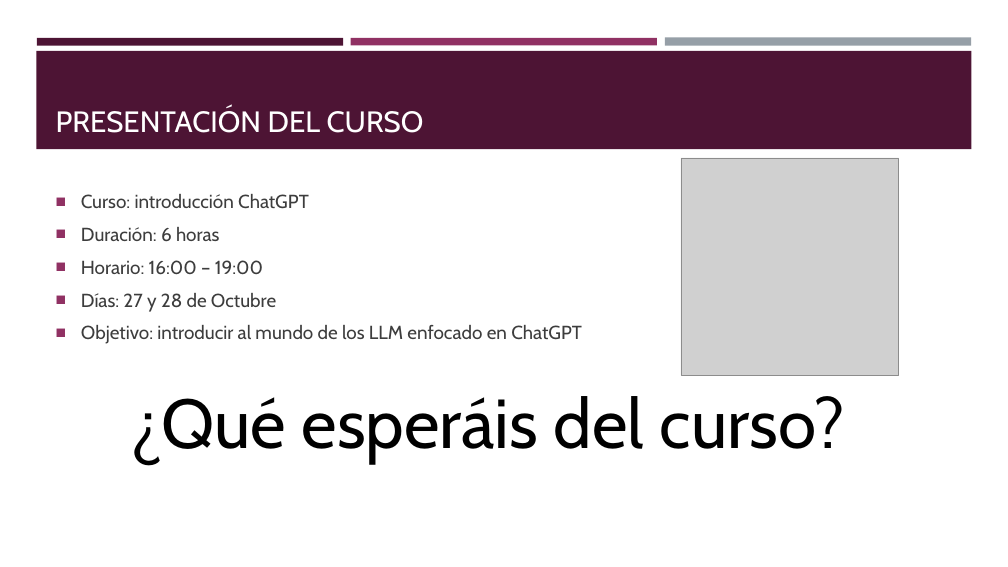
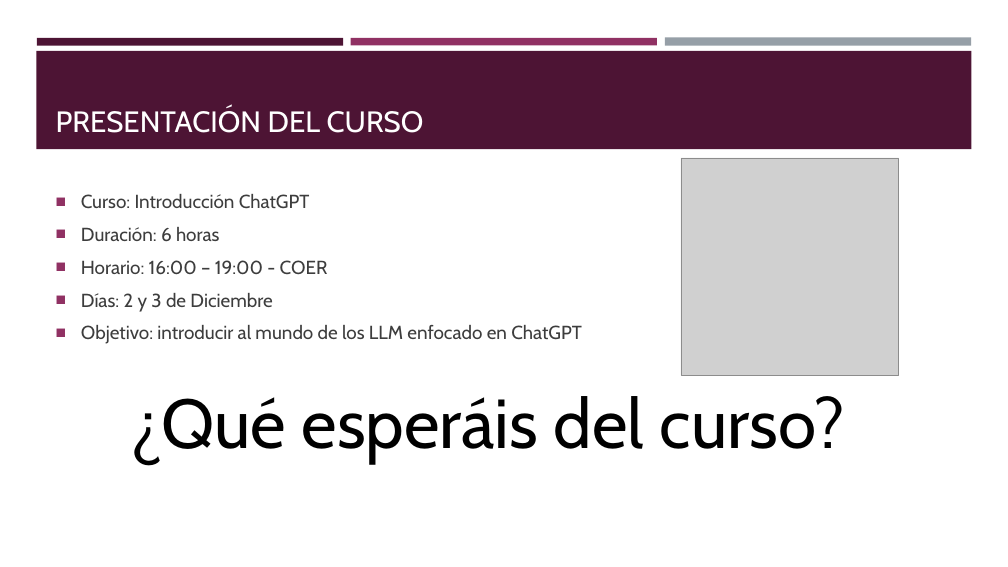
Before and after one commit to jmchema/curso_chatgpt, a slide deck: slide 4 of Introducción a chatgpt.pptx. Drawn at 1008x567 pixels with LibreOffice and Linux fonts; fonts in the diff are those of the drawing; grey boxes stand for pictures. Boxes give left, top, right and bottom in pixels: in the first picture for what was removed or moved away, otherwise in the second. Text is boxed around its words. In the diff, an @@ line names an element or a change of style, - is before the commit and + after.

Commit message:
COER - Diciembre 2025

```diff
--- a/Introducción a chatgpt.pptx
+++ b/Introducción a chatgpt.pptx
@@ text at bbox=[81, 194, 310, 209]: text changed @@
-■ Curso: introducción ChatGPT
+■ Curso: Introducción ChatGPT
@@ text at bbox=[81, 260, 328, 312]: text changed @@
-■ Horario: 16:00 – 19:00
-■ Días: 27 y 28 de Octubre
+■ Horario: 16:00 – 19:00 - COER
+■ Días: 2 y 3 de Diciembre
```
Also in this commit, not shown: 1 other slide changed, 1 other file.
